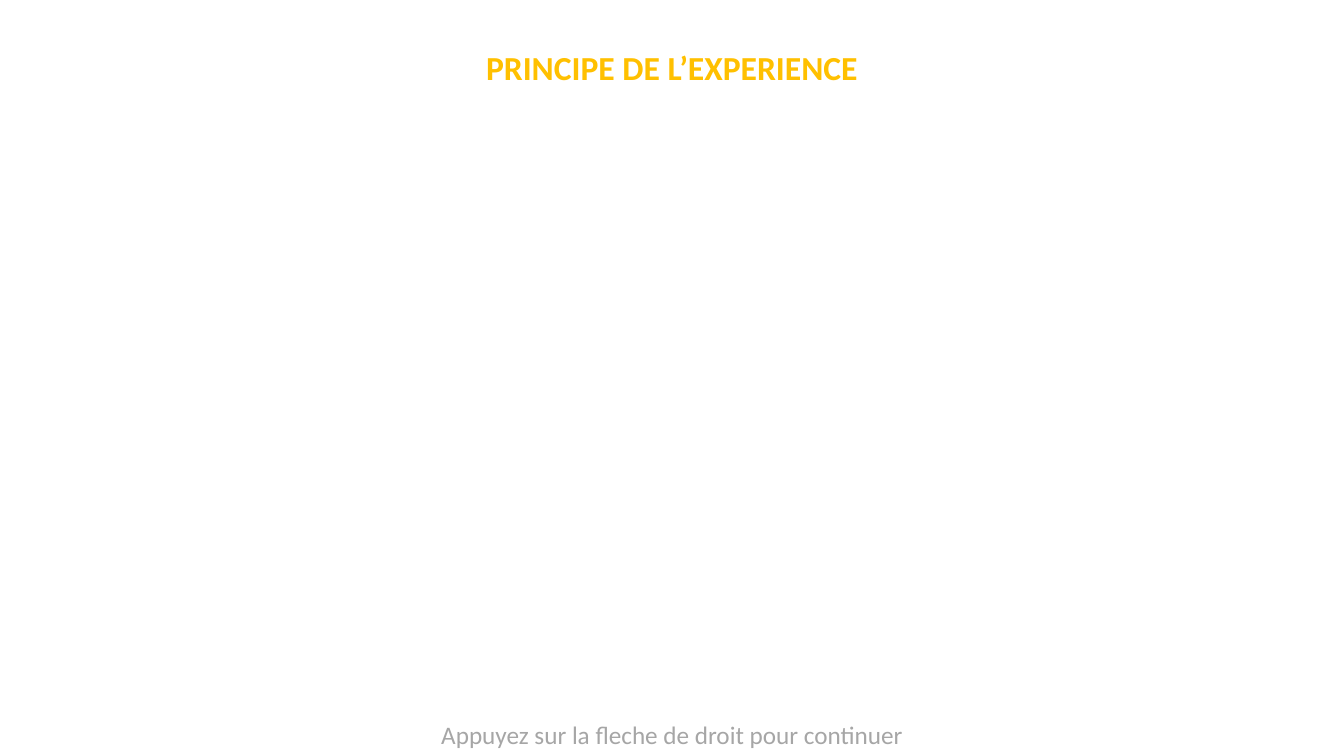
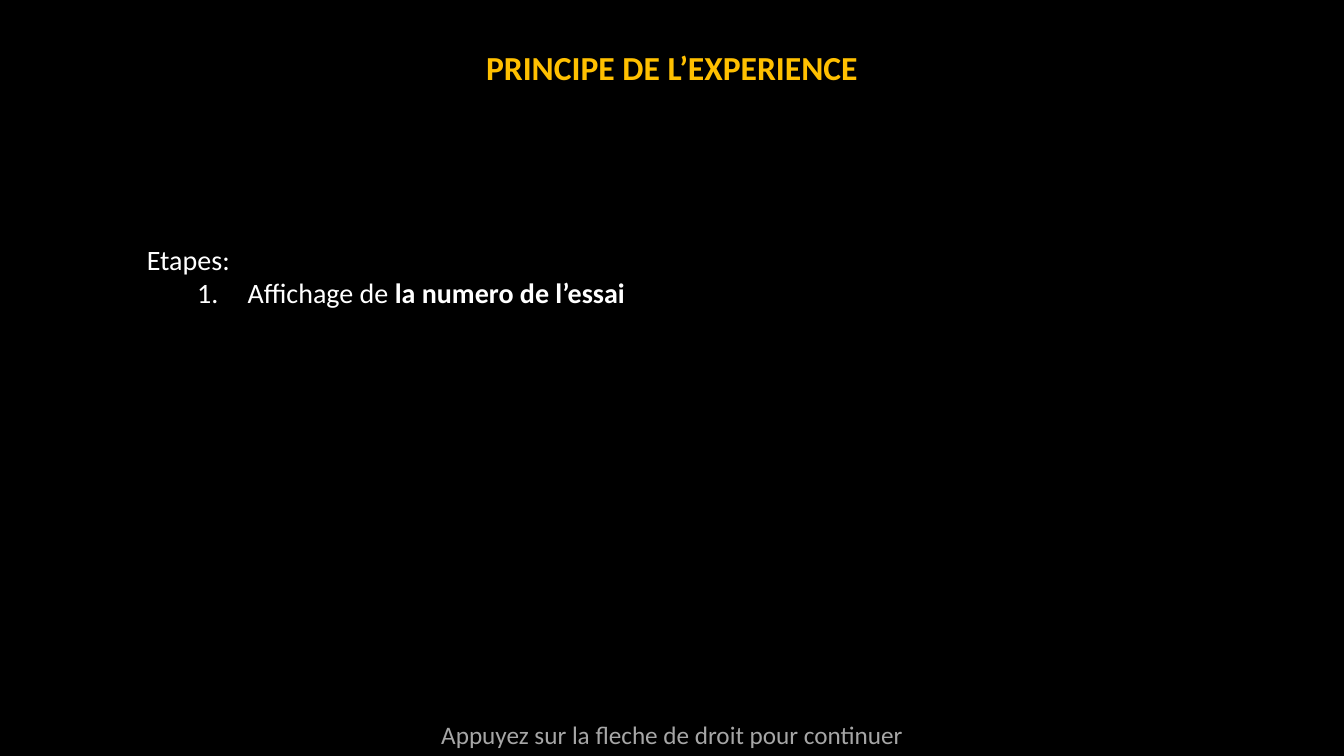
Before and after one commit to MBB-team/Online_Testing, a slide deck: slide 9 of Self_Efficacy/Stimuli/Instructions.pptx. Drawn at 1344x756 pixels with LibreOffice and Linux fonts; fonts in the diff are those of the drawing. Boxes give left, top, right and bottom in pixels: in the first picture for what was removed or moved away, otherwise in the second. Text is boxed around its words. In the diff, an @@ line names an element or a change of style, - is before the commit and + after.

```diff
--- a/Self_Efficacy/Stimuli/Instructions.pptx
+++ b/Self_Efficacy/Stimuli/Instructions.pptx
@@ background #FFFFFF to #000000 @@
@@ text added at box(147, 252, 624, 308), 20 pt, text #FFFFFF @@
+Etapes:
+  1. Affichage de la numero de l’essai
```
Also in this commit, not shown: 21 other slides changed, 6 other files.
